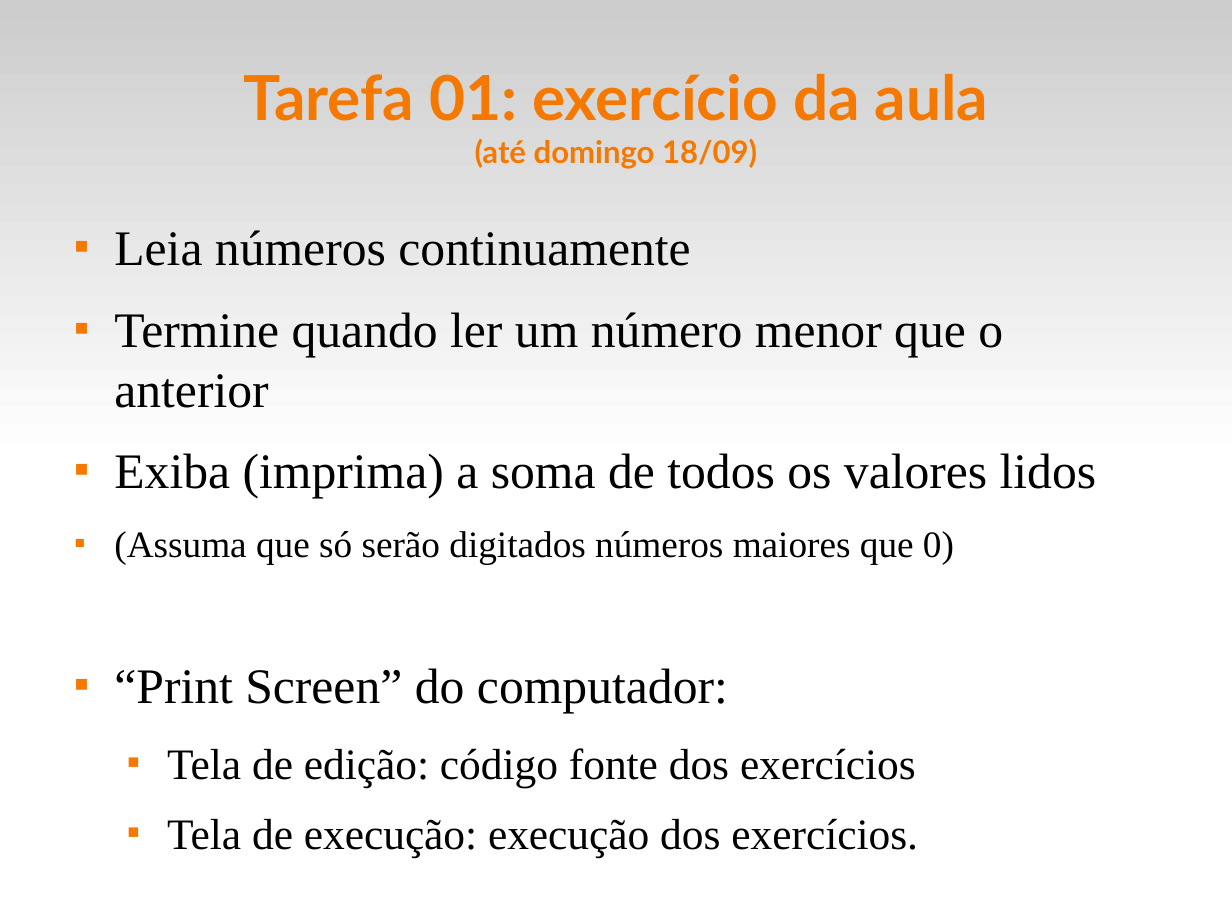
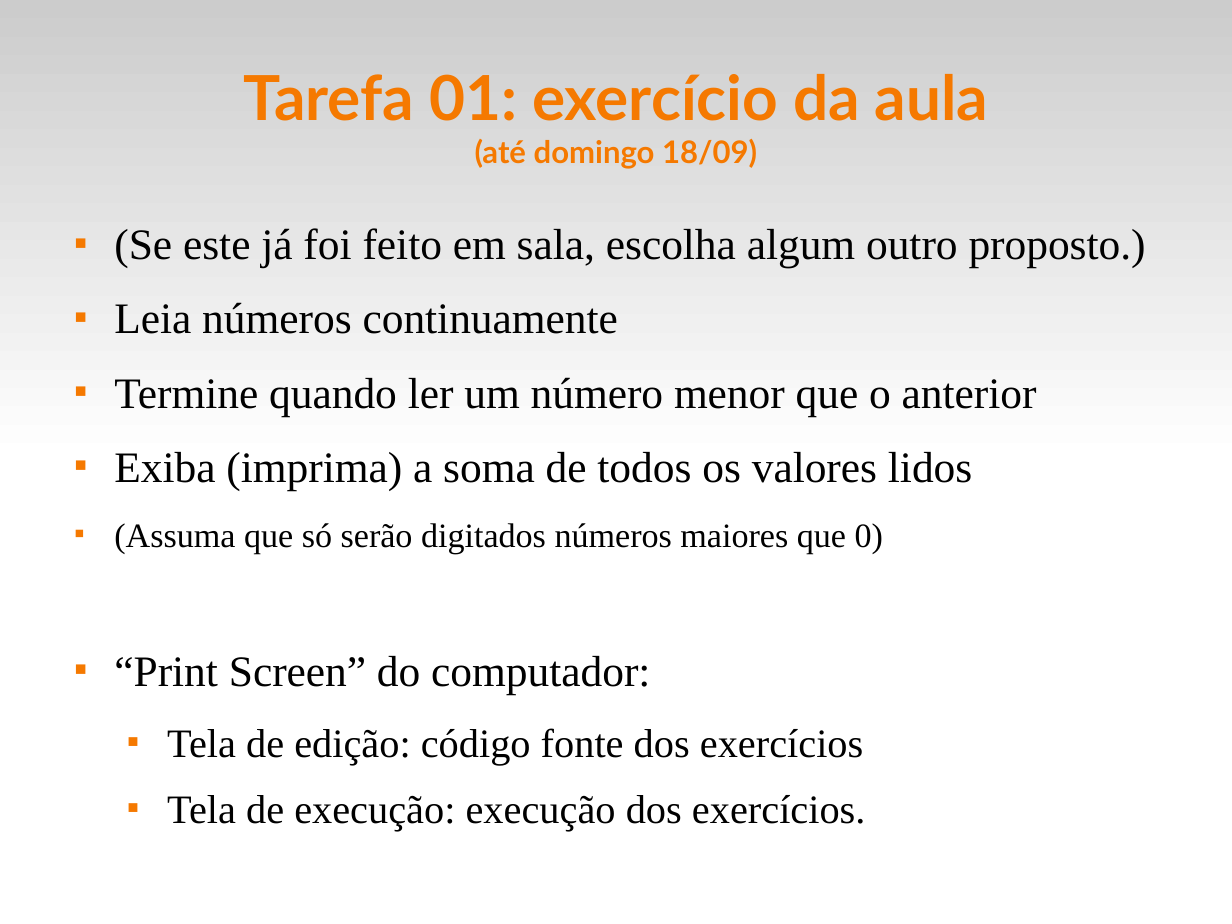
Before and after one commit to fsantanna-uerj/IPD, a slide deck: slide 7 of slides/ipd-00.odp. Drawn at 1232x924 pixels with LibreOffice and Linux fonts; fonts in the diff are those of the drawing. Boxes give left, top, right and bottom in pixels: in the first picture for what was removed or moved away, otherwise in the second. Text is boxed around its words. In the diff, an @@ line names an element or a change of style, - is before the commit and + after.

```diff
--- a/slides/ipd-00.odp
+++ b/slides/ipd-00.odp
@@ text at (114,228,1146,268): paragraph added @@
+■ (Se este já foi feito em sala, escolha algum outro proposto.)
@@ text at (114,302,1037,831): size 32 to 28 pt in "Leia números continuamente", "Termine quando ler um número menor que ...", "Exiba (imprima) a soma de todos os ...", "“Print Screen” do computador:"; size 24 to 22 pt in "(Assuma que só serão digitados números maiores ..."; size 28 to 26 pt in "Tela de edição: código fonte dos exercícios", "Tela de execução: execução dos exercícios." @@
```
Also in this commit, not shown: 8 other files.
